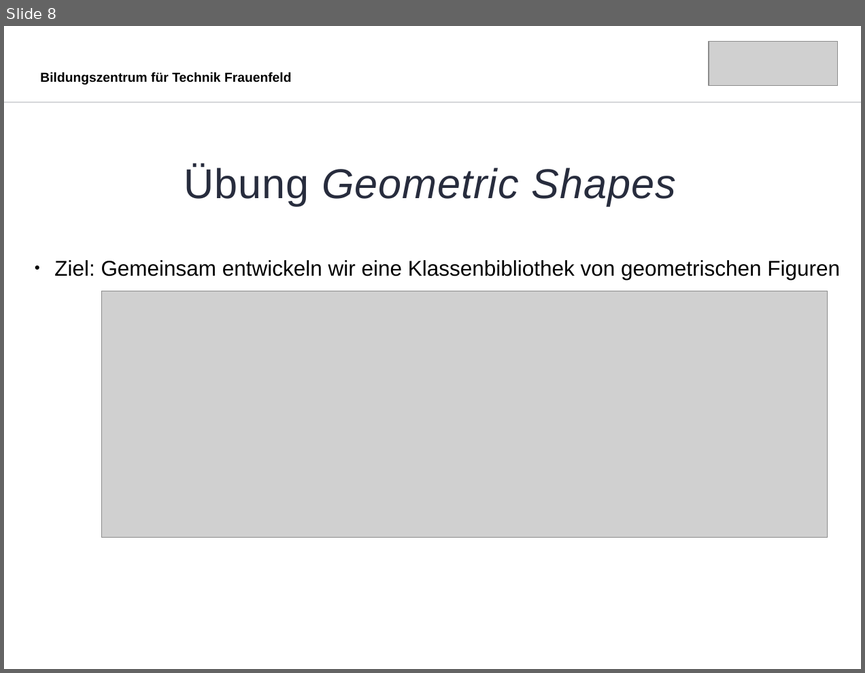
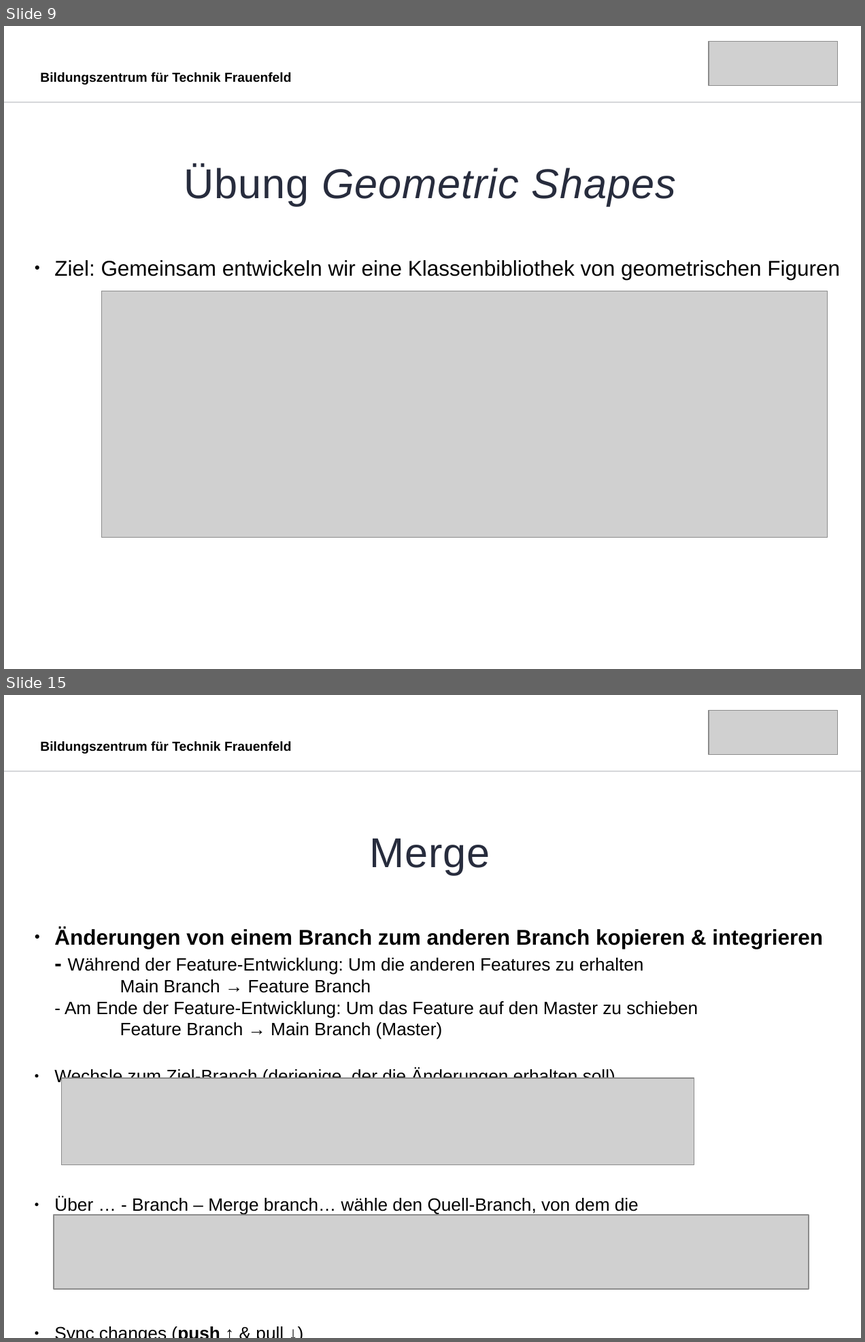
Before and after one commit to MicCalo/Applikationsentwicklung, a slide deck: Tag 7/Slides.odp. Shown one above the other, each under a label of ours: slide 8 before the commit, slides 9 and 15 after it; the slides between them are not shown. The pictures are 865x673 and 865x1342 pixels, drawn with LibreOffice and Linux fonts; fonts in the diff are those of the drawing; grey boxes stand for pictures. Boxes give left, top, right and bottom in pixels: in the first picture for what was removed or moved away, otherwise in the second. Text is boxed around its words. In the diff, an @@ line names an element or a change of style, - is before the commit and + after.

```diff
--- a/Tag 7/Slides.odp
+++ b/Tag 7/Slides.odp
@@ slide 15 added at bbox=[4, 695, 861, 1338], background #FFFFFF @@
@@ picture added at bbox=[708, 711, 838, 755] @@
@@ text added at bbox=[40, 741, 292, 753], 11 pt, text #000000, bold @@
+Bildungszentrum für Technik Frauenfeld
@@ line added from (4, 771) to (861, 771), #272C3D 0.99 pt @@
@@ text added at bbox=[370, 838, 490, 875], 35 pt, text #272C3D @@
+Merge
@@ text added at bbox=[54, 928, 823, 1215], 15 pt, text #000000 @@
+● Änderungen von einem Branch zum anderen Branch kopieren & integrieren
+  - Während der Feature-Entwicklung: Um die anderen Features zu erhalten
+  Main Branch → Feature Branch
+  - Am Ende der Feature-Entwicklung: Um das Feature auf den Master zu schieben
+  Feature Branch → Main Branch (Master)
+● Wechsle zum Ziel-Branch (derjenige, der die Änderungen erhalten soll)
+● Über … - Branch – Merge branch… wähle den Quell-Branch, von dem die
+  Änderungen kommen sollen
+● Sync changes (push ↑ & pull ↓)
@@ picture added at bbox=[61, 1078, 694, 1164] @@
@@ picture added at bbox=[54, 1215, 808, 1289] @@
@@ what was slide 8 is now slide 9 @@
```
Also in this commit, not shown: 4 slides changed, 4 other slides added, 1 slide removed, 12 other files.
